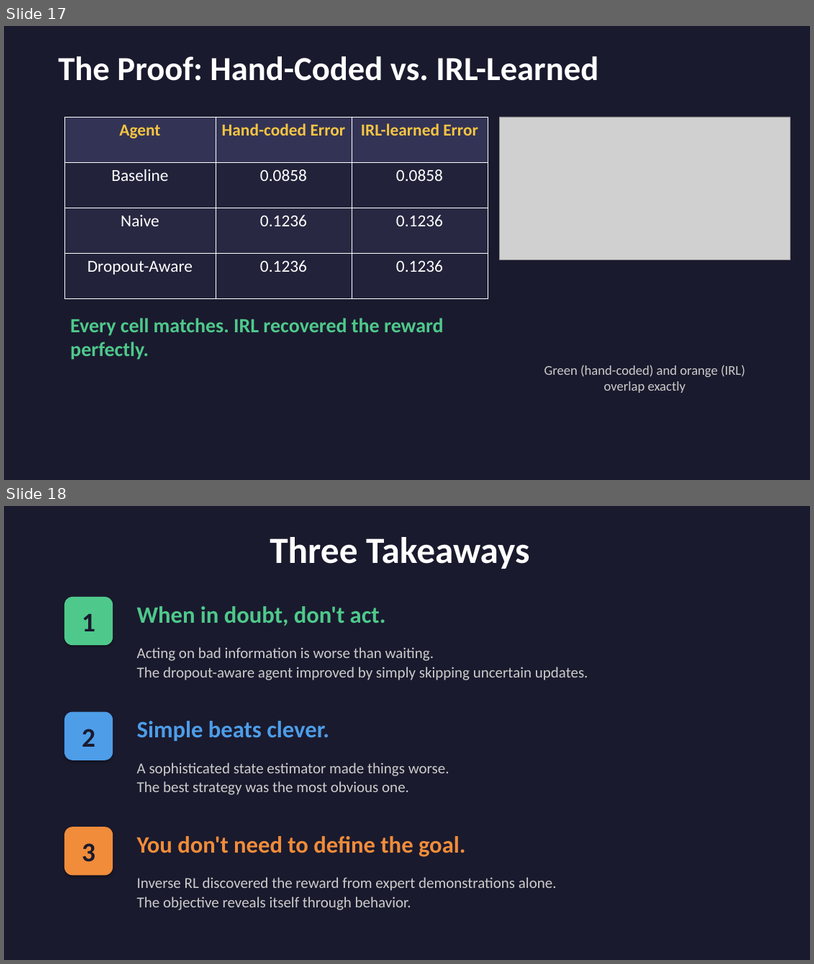
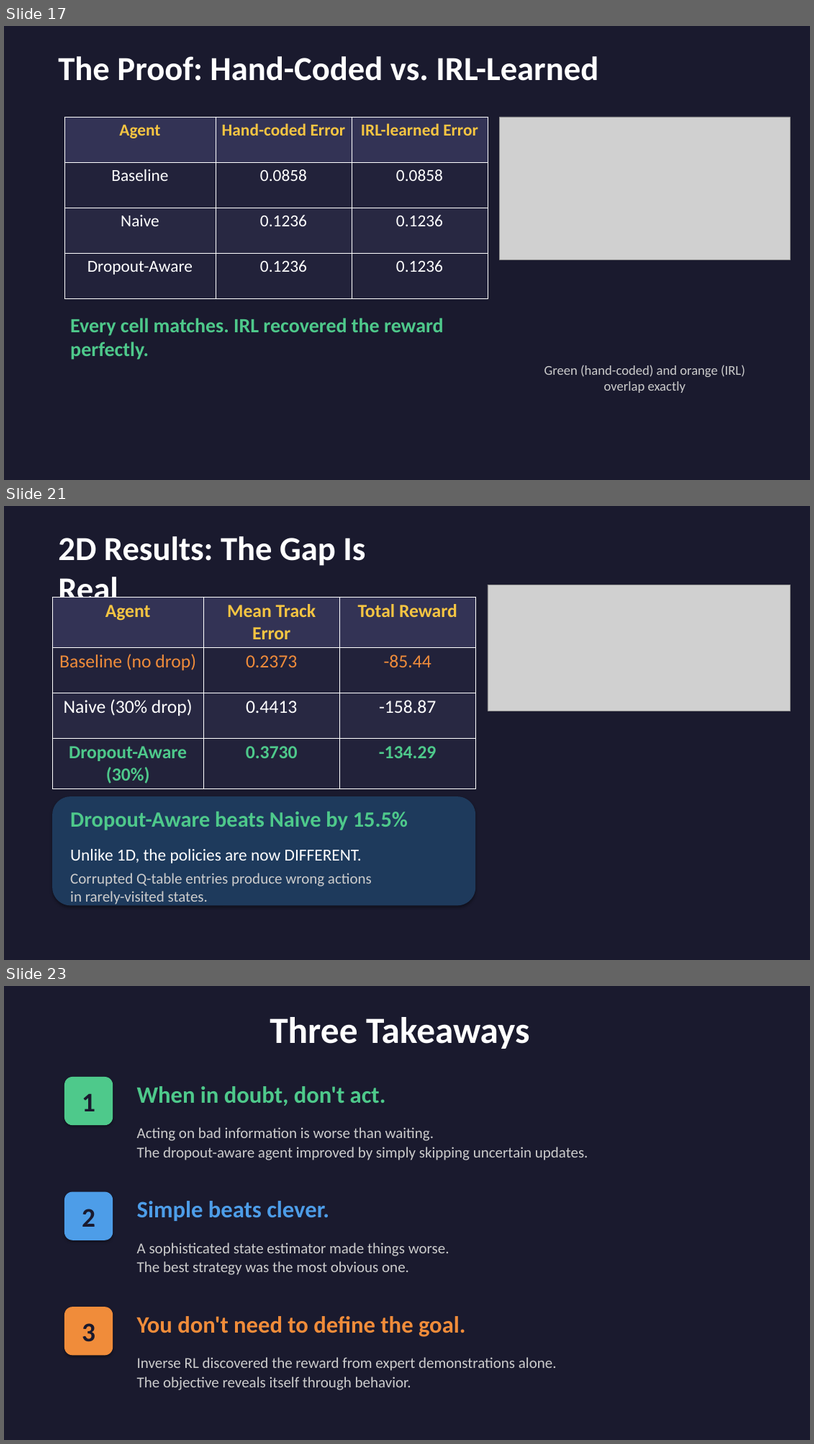
Before and after one commit to dpartuk/RL, a slide deck: imitations/presentation.pptx. Shown one above the other, each under a label of ours: slides 17 and 18 before the commit, slides 17, 21 and 23 after it; the slides between them are not shown. The pictures are 814x964 and 814x1444 pixels, drawn with LibreOffice and Linux fonts; fonts in the diff are those of the drawing; grey boxes stand for pictures. Boxes give left, top, right and bottom in pixels: in the first picture for what was removed or moved away, otherwise in the second. Text is boxed around its words. In the diff, an @@ line names an element or a change of style, - is before the commit and + after.

```diff
--- a/imitations/presentation.pptx
+++ b/imitations/presentation.pptx
@@ slide 21 added at (4,506,810,960), background #1A1A2E @@
@@ text added at (58,536,365,610), 40 pt, text #FFFFFF, bold @@
+2D Results: The Gap Is Real
@@ picture added at (488,584,790,710) @@
@@ table added at (52,597,476,786), 4 rows, 3 columns @@
+Agent | Mean Track Error | Total Reward
+Baseline (no drop) | 0.2373 | -85.44
+Naive (30% drop) | 0.4413 | -158.87
+Dropout-Aware (30%) | 0.3730 | -134.29
@@ rounded rectangle added at (52,796,476,906), fill #1E3A5C @@
@@ text added at (70,811,408,906), 18 pt, text #CCCCCC @@
+Dropout-Aware beats Naive by 15.5%
+Unlike 1D, the policies are now DIFFERENT.
+Corrupted Q-table entries produce wrong actions
+in rarely-visited states.
@@ what was slide 18 is now slide 23 @@
```
Also in this commit, not shown: 4 other slides added, 12 other files.
